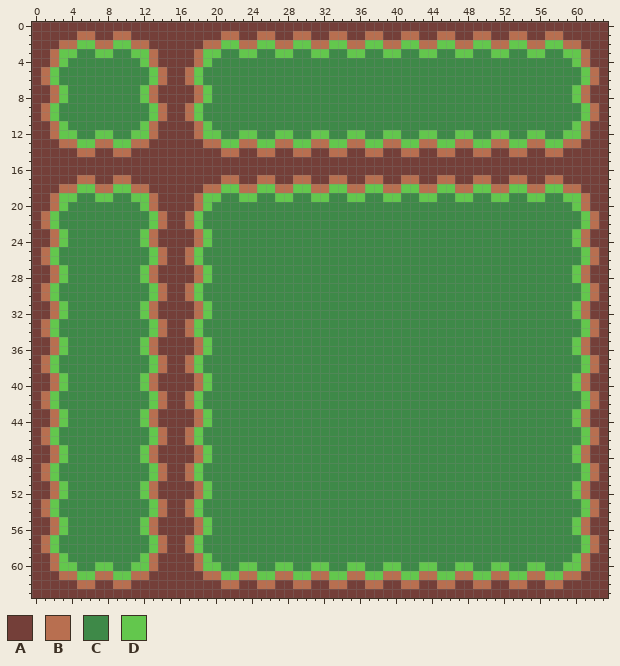
Edited in one commit: pixel-art sprite (assets/grass/atlas.png). Above, as it was before the edit.
The file is 64x64 pixels.
Palette (. is transparent): A #743f39  B #b86f50  C #3e8948  D #63c74d
Pixels before (only the part around the change), first column x 0:
 0 AAAAAAAAAAAAAAAAAAAAAAAAAAAAAAAAAAAAAAAAAAAAAAAAAAAAAAAAAAAAAAAA
 1 AAAAABBAABBAAAAAAAAAABBAABBAABBAABBAABBAABBAABBAABBAABBAABBAAAAA
 2 AAABBDDBBDDBBAAAAAABBDDBBDDBBDDBBDDBBDDBBDDBBDDBBDDBBDDBBDDBBAAA
 3 AABDDCCDDCCDDBAAAABDDCCDDCCDDCCDDCCDDCCDDCCDDCCDDCCDDCCDDCCDDBAA
 4 AABDCCCCCCCCDBAAAABDCCCCCCCCCCCCCCCCCCCCCCCCCCCCCCCCCCCCCCCCDBAA
 5 ABDCCCCCCCCCCDBAABDCCCCCCCCCCCCCCCCCCCCCCCCCCCCCCCCCCCCCCCCCCDBA
 6 ABDCCCCCCCCCCDBAABDCCCCCCCCCCCCCCCCCCCCCCCCCCCCCCCCCCCCCCCCCCDBA
 7 AABDCCCCCCCCDBAAAABDCCCCCCCCCCCCCCCCCCCCCCCCCCCCCCCCCCCCCCCCDBAA
 8 AABDCCCCCCCCDBAAAABDCCCCCCCCCCCCCCCCCCCCCCCCCCCCCCCCCCCCCCCCDBAA
 9 ABDCCCCCCCCCCDBAABDCCCCCCCCCCCCCCCCCCCCCCCCCCCCCCCCCCCCCCCCCCDBA
10 ABDCCCCCCCCCCDBAABDCCCCCCCCCCCCCCCCCCCCCCCCCCCCCCCCCCCCCCCCCCDBA
11 AABDCCCCCCCCDBAAAABDCCCCCCCCCCCCCCCCCCCCCCCCCCCCCCCCCCCCCCCCDBAA
12 AABDDCCDDCCDDBAAAABDDCCDDCCDDCCDDCCDDCCDDCCDDCCDDCCDDCCDDCCDDBAA
13 AAABBDDBBDDBBAAAAAABBDDBBDDBBDDBBDDBBDDBBDDBBDDBBDDBBDDBBDDBBAAA
14 AAAAABBAABBAAAAAAAAAABBAABBAABBAABBAABBAABBAABBAABBAABBAABBAAAAA
15 AAAAAAAAAAAAAAAAAAAAAAAAAAAAAAAAAAAAAAAAAAAAAAAAAAAAAAAAAAAAAAAA
16 AAAAAAAAAAAAAAAAAAAAAAAAAAAAAAAAAAAAAAAAAAAAAAAAAAAAAAAAAAAAAAAA
17 AAAAABBAABBAAAAAAAAAABBAABBAABBAABBAABBAABBAABBAABBAABBAABBAAAAA
18 AAABBDDBBDDBBAAAAAABBDDBBDDBBDDBBDDBBDDBBDDBBDDBBDDBBDDBBDDBBAAA
19 AABDDCCDDCCDDBAAAABDDCCDDCCDDCCDDCCDDCCDDCCDDCCDDCCDDCCDDCCDDBAA
20 AABDCCCCCCCCDBAAAABDCCCCCCCCCCCCCCCCCCCCCCCCCCCCCCCCCCCCCCCCDBAA
21 ABDCCCCCCCCCCDBAABDCCCCCCCCCCCCCCCCCCCCCCCCCCCCCCCCCCCCCCCCCCDBA
22 ABDCCCCCCCCCCDBAABDCCCCCCCCCCCCCCCCCCCCCCCCCCCCCCCCCCCCCCCCCCDBA
23 AABDCCCCCCCCDBAAAABDCCCCCCCCCCCCCCCCCCCCCCCCCCCCCCCCCCCCCCCCDBAA
24 AABDCCCCCCCCDBAAAABDCCCCCCCCCCCCCCCCCCCCCCCCCCCCCCCCCCCCCCCCDBAA
25 ABDCCCCCCCCCCDBAABDCCCCCCCCCCCCCCCCCCCCCCCCCCCCCCCCCCCCCCCCCCDBA
26 ABDCCCCCCCCCCDBAABDCCCCCCCCCCCCCCCCCCCCCCCCCCCCCCCCCCCCCCCCCCDBA
27 AABDCCCCCCCCDBAAAABDCCCCCCCCCCCCCCCCCCCCCCCCCCCCCCCCCCCCCCCCDBAA
28 AABDCCCCCCCCDBAAAABDCCCCCCCCCCCCCCCCCCCCCCCCCCCCCCCCCCCCCCCCDBAA
29 ABDCCCCCCCCCCDBAABDCCCCCCCCCCCCCCCCCCCCCCCCCCCCCCCCCCCCCCCCCCDBA
30 ABDCCCCCCCCCCDBAABDCCCCCCCCCCCCCCCCCCCCCCCCCCCCCCCCCCCCCCCCCCDBA
31 AABDCCCCCCCCDBAAAABDCCCCCCCCCCCCCCCCCCCCCCCCCCCCCCCCCCCCCCCCDBAA
32 AABDCCCCCCCCDBAAAABDCCCCCCCCCCCCCCCCCCCCCCCCCCCCCCCCCCCCCCCCDBAA
33 ABDCCCCCCCCCCDBAABDCCCCCCCCCCCCCCCCCCCCCCCCCCCCCCCCCCCCCCCCCCDBA
34 ABDCCCCCCCCCCDBAABDCCCCCCCCCCCCCCCCCCCCCCCCCCCCCCCCCCCCCCCCCCDBA
35 AABDCCCCCCCCDBAAAABDCCCCCCCCCCCCCCCCCCCCCCCCCCCCCCCCCCCCCCCCDBAA
36 AABDCCCCCCCCDBAAAABDCCCCCCCCCCCCCCCCCCCCCCCCCCCCCCCCCCCCCCCCDBAA
37 ABDCCCCCCCCCCDBAABDCCCCCCCCCCCCCCCCCCCCCCCCCCCCCCCCCCCCCCCCCCDBA
38 ABDCCCCCCCCCCDBAABDCCCCCCCCCCCCCCCCCCCCCCCCCCCCCCCCCCCCCCCCCCDBA
39 AABDCCCCCCCCDBAAAABDCCCCCCCCCCCCCCCCCCCCCCCCCCCCCCCCCCCCCCCCDBAA
40 AABDCCCCCCCCDBAAAABDCCCCCCCCCCCCCCCCCCCCCCCCCCCCCCCCCCCCCCCCDBAA
41 ABDCCCCCCCCCCDBAABDCCCCCCCCCCCCCCCCCCCCCCCCCCCCCCCCCCCCCCCCCCDBA
42 ABDCCCCCCCCCCDBAABDCCCCCCCCCCCCCCCCCCCCCCCCCCCCCCCCCCCCCCCCCCDBA
43 AABDCCCCCCCCDBAAAABDCCCCCCCCCCCCCCCCCCCCCCCCCCCCCCCCCCCCCCCCDBAA
44 AABDCCCCCCCCDBAAAABDCCCCCCCCCCCCCCCCCCCCCCCCCCCCCCCCCCCCCCCCDBAA
45 ABDCCCCCCCCCCDBAABDCCCCCCCCCCCCCCCCCCCCCCCCCCCCCCCCCCCCCCCCCCDBA
46 ABDCCCCCCCCCCDBAABDCCCCCCCCCCCCCCCCCCCCCCCCCCCCCCCCCCCCCCCCCCDBA
47 AABDCCCCCCCCDBAAAABDCCCCCCCCCCCCCCCCCCCCCCCCCCCCCCCCCCCCCCCCDBAA
48 AABDCCCCCCCCDBAAAABDCCCCCCCCCCCCCCCCCCCCCCCCCCCCCCCCCCCCCCCCDBAA
49 ABDCCCCCCCCCCDBAABDCCCCCCCCCCCCCCCCCCCCCCCCCCCCCCCCCCCCCCCCCCDBA
50 ABDCCCCCCCCCCDBAABDCCCCCCCCCCCCCCCCCCCCCCCCCCCCCCCCCCCCCCCCCCDBA
51 AABDCCCCCCCCDBAAAABDCCCCCCCCCCCCCCCCCCCCCCCCCCCCCCCCCCCCCCCCDBAA
52 AABDCCCCCCCCDBAAAABDCCCCCCCCCCCCCCCCCCCCCCCCCCCCCCCCCCCCCCCCDBAA
53 ABDCCCCCCCCCCDBAABDCCCCCCCCCCCCCCCCCCCCCCCCCCCCCCCCCCCCCCCCCCDBA
54 ABDCCCCCCCCCCDBAABDCCCCCCCCCCCCCCCCCCCCCCCCCCCCCCCCCCCCCCCCCCDBA
55 AABDCCCCCCCCDBAAAABDCCCCCCCCCCCCCCCCCCCCCCCCCCCCCCCCCCCCCCCCDBAA
56 AABDCCCCCCCCDBAAAABDCCCCCCCCCCCCCCCCCCCCCCCCCCCCCCCCCCCCCCCCDBAA
57 ABDCCCCCCCCCCDBAABDCCCCCCCCCCCCCCCCCCCCCCCCCCCCCCCCCCCCCCCCCCDBA
58 ABDCCCCCCCCCCDBAABDCCCCCCCCCCCCCCCCCCCCCCCCCCCCCCCCCCCCCCCCCCDBA
59 AABDCCCCCCCCDBAAAABDCCCCCCCCCCCCCCCCCCCCCCCCCCCCCCCCCCCCCCCCDBAA
60 AABDDCCDDCCDDBAAAABDDCCDDCCDDCCDDCCDDCCDDCCDDCCDDCCDDCCDDCCDDBAA
61 AAABBDDBBDDBBAAAAAABBDDBBDDBBDDBBDDBBDDBBDDBBDDBBDDBBDDBBDDBBAAA
62 AAAAABBAABBAAAAAAAAAABBAABBAABBAABBAABBAABBAABBAABBAABBAABBAAAAA
63 AAAAAAAAAAAAAAAAAAAAAAAAAAAAAAAAAAAAAAAAAAAAAAAAAAAAAAAAAAAAAAAA
Once edited:
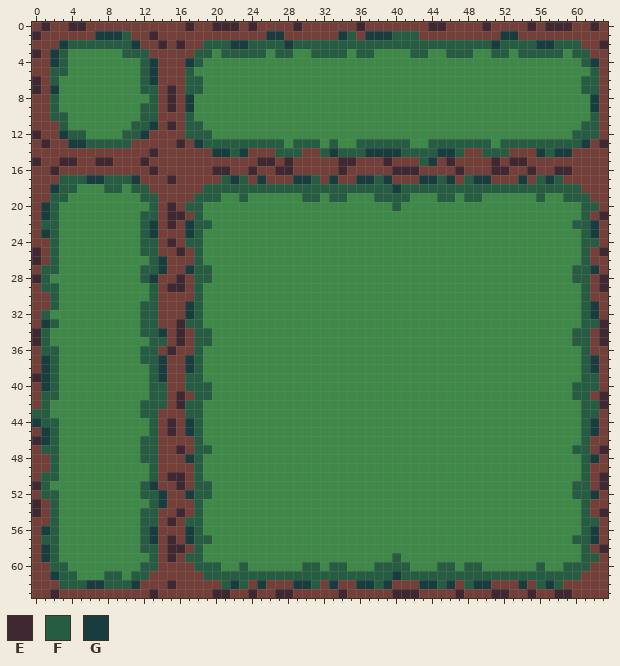
Colours new in this view: E #3f2832  F #265c42  G #193c3e
Message: Redrawn grass texture
Difference:
Changed rows in their new state; - is an unchanged pixel.
first column x 0:
 0 -E--EE-----------E--EEE-E----E------E-------EE----E----E-EEE--E-
 1 E----AAGGGF--E-------AA--AGG-AA--AGF-GGGFFF--AA--AA-GGA--AA-----
 2 ---GFFFFFFFGA-E-E--FFFGGFFFFGFFFFFFFFFFFFFFFFFFFFFFGFFFFGGFFF--E
 3 E-GFC--CC-FFFA----FFCFFFFF-FF--FFFFCFF-CC-FFC-FFF--FF-FFFFFCFF--
 4 --GF--------FG---GFC----------------------------------------CFG-
 5 -AFF--------FGA--FC------------------------------------------CF-
 6 EAF---------FGA--FF------------------------------------------FF-
 7 E-GC--------FF-E-FFC----------------------------------------CFF-
 8 --FC--------CF-E-GCC----------------------------------------CCG-
 9 -AF---------FFAE-GC------------------------------------------CG-
10 -AFF--------FFA--FC------------------------------------------CF-
11 --AF-------FFG-E-FFC----------------------------------------CFF-
12 E-AGFF-CC-FFGA---FFFC--CC--CC--CC--CC--CC--CC--CC--CC--CC--CFFF-
13 -E-AGGFFFFFAA---E-GFFFFFFFFFCFFFCFCCFFFFFFCCFFFFFFFCFFFFFFFFFG-E
14 -----AA--AA--E------GGFG-AAFFFA-FGFFFGGGGFFFFGGF-AFFFAA-GFGG----
15 E--EE--EE---E------------EE-E-----EE---E---FG-E----E-EE---------
16 --E----------E------EE--E--EE-----E-----EEE----E---EE--E--EE----
17 ---FFFGGFFFG---E-----FGF-GA--GGF-GA-GGFG-AAGGFG-FGG--AG-FGF-----
18 --GFFCCCFFCFF------FFFFFFFFFFFFFFFFFFFFFGFFFFFFFFFFFFFFFFFFFF---
19 --FFC--CC--CFF----FFF--FC--CC-FFCFFCC-FFFF-CCFFCFF-CC--CF--FFF--
20 -GFC--------CF-E-FFC--------------------F-------------------CFF-
21 -GF---------FFAEEAF------------------------------------------FAE
22 -FF---------FGAE-GFF----------------------------------------FFG-
23 -GFC--------FG---GFC----------------------------------------CFG-
24 --FC--------FF-E-FFC----------------------------------------CFF-
25 EAF---------FFA-EAF------------------------------------------FAE
26 EAF----------FG--AF------------------------------------------FA-
27 -FFC--------FFG--GFF----------------------------------------FFG-
28 EFCC--------FG--E-FF----------------------------------------FF-E
29 -FF----------FAEEAF------------------------------------------FAE
30 -AF----------FA--AF------------------------------------------FA-
31 --FC--------FF---GFC----------------------------------------CFG-
32 -FCC--------FF---GFC----------------------------------------CFG-
33 -GF---------FFA-EFF------------------------------------------FFE
34 EFC---------FFG-EAFF----------------------------------------FFAE
35 EFCC--------CFF-E-FF----------------------------------------FF-E
36 -FFC--------FF-E--FC----------------------------------------CF--
37 -GF---------FFG--GF------------------------------------------FG-
38 -GF----------FG--GF------------------------------------------FG-
39 EGFC--------CFG--FFC----------------------------------------CFF-
40 -GFC--------CFF--FFF----------------------------------------FFF-
41 -FF----------FF-EAFF----------------------------------------FFAE
42 -FC---------FFF-EFF------------------------------------------FFE
43 FFCC--------FF---FFC----------------------------------------CFF-
44 GFFC--------CF-E-GFC----------------------------------------CFG-
45 -GF----------FAE-GF------------------------------------------FG-
46 EGF---------FFA--AF------------------------------------------FA-
47 -FFC--------FF--E-FF----------------------------------------FF-E
48 --FC--------FF---GFC----------------------------------------CFG-
49 -AF----------FA--AF------------------------------------------FA-
50 -FF----------FAEEAF------------------------------------------FAE
51 EFCC--------FG--E-FF----------------------------------------FF-E
52 -FFC--------FFG--GFF----------------------------------------FFG-
53 EAF----------FG--AF------------------------------------------FA-
54 EAF---------FFA-EAF------------------------------------------FAE
55 --FC--------FF-E-FFC----------------------------------------CFF-
56 -GFC--------FG---GFC----------------------------------------CFG-
57 -FF---------FGAE-GFF----------------------------------------FFG-
58 -GF---------FFAEEAF------------------------------------------FAE
59 -GFC--------CF-E-FFC--------------------F-------------------CFF-
60 --FFC--CC--CFF----FFF--FC--CC-FFCFFCC-FFFF-CCFFCFF-CC--CF--FFF--
61 --GFFCCCFFCFF------FFFFFFFFFFFFFFFFFFFFFGFFFFFFFFFFFFFFFFFFFF---
62 ---FFFGGFFFG---E-----FGF-GA--GGF-GA-GGFG-AAGGFG-FGG--AG-FGF-----
63 --E----------E------EE--E--EE-----E-----EEE----E---EE--E--EE----
